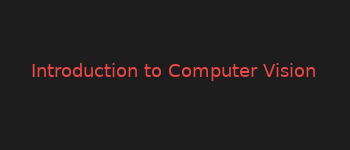
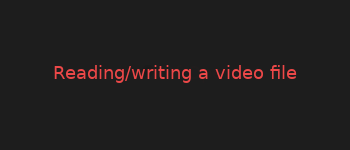
Layer changes from the first (350, 150) image to the second:
renamed "Introduction to Computer Visio..." to "Reading/writing a video file", painted on it over (32, 63, 315, 83)
painted on "1 (copy).jpg" over (142, 65, 154, 77)
